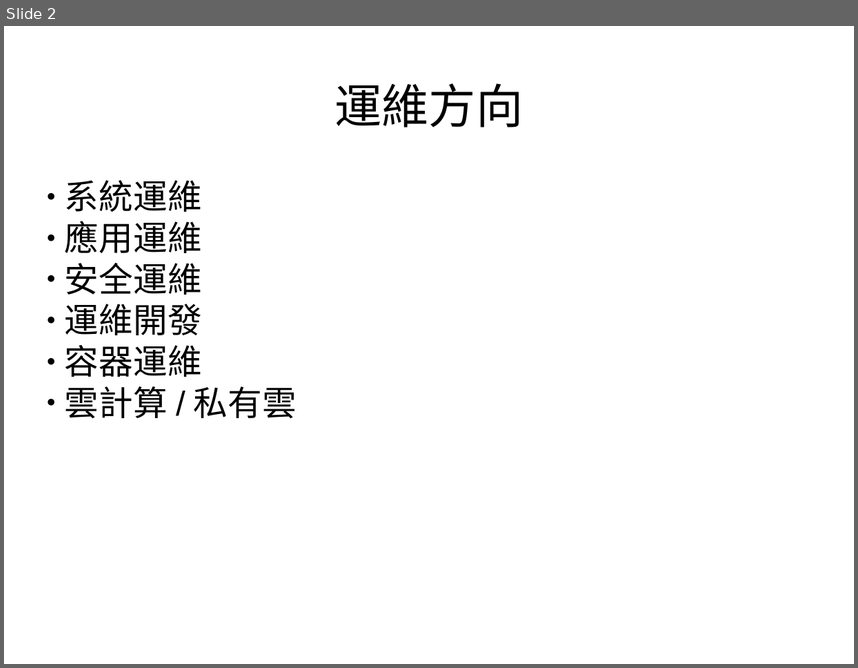
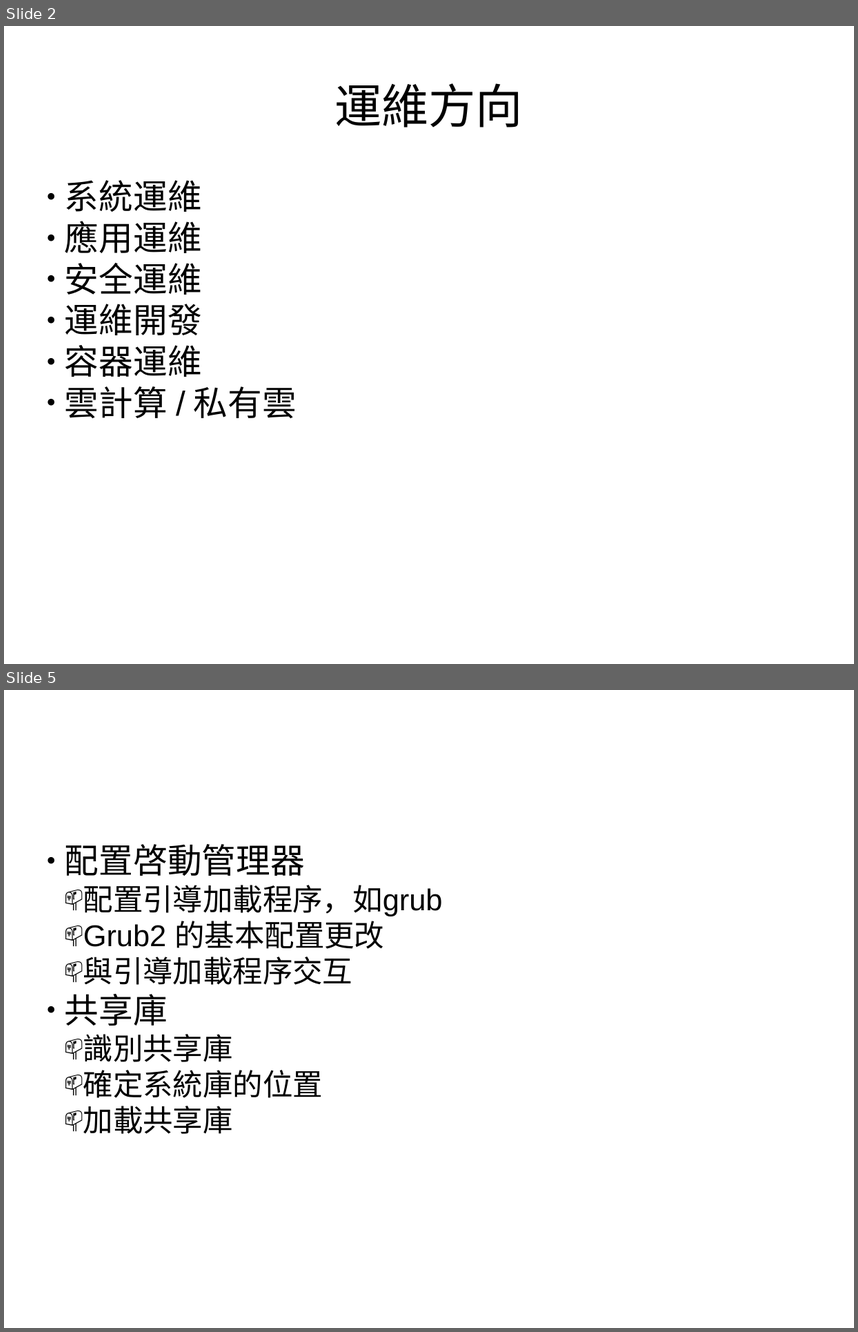
Before and after one commit to morro-wind/specter, a slide deck: 運維知識-1.pptx. Shown one above the other, each under a label of ours: slide 2 before the commit, slides 2 and 5 after it; the slides between them are not shown. The pictures are 858x668 and 858x1332 pixels, drawn with LibreOffice and Linux fonts; fonts in the diff are those of the drawing. Boxes give left, top, right and bottom in pixels: in the first picture for what was removed or moved away, otherwise in the second. Text is boxed around its words. In the diff, an @@ line names an element or a change of style, - is before the commit and + after.

```diff
--- a/運維知識-1.pptx
+++ b/運維知識-1.pptx
@@ slide 5 added at (4, 690, 854, 1328), background #FFFFFF @@
@@ text added at (65, 844, 443, 1134), 28 pt, text #000000 @@
+● 配置啓動管理器
+  📫 配置引導加載程序，如grub
+  📫 Grub2 的基本配置更改
+  📫 與引導加載程序交互
+● 共享庫
+  📫 識別共享庫
+  📫 確定系統庫的位置
+  📫 加載共享庫
```
Also in this commit, not shown: 2 slides changed, 2 other slides added, 2 other files.
